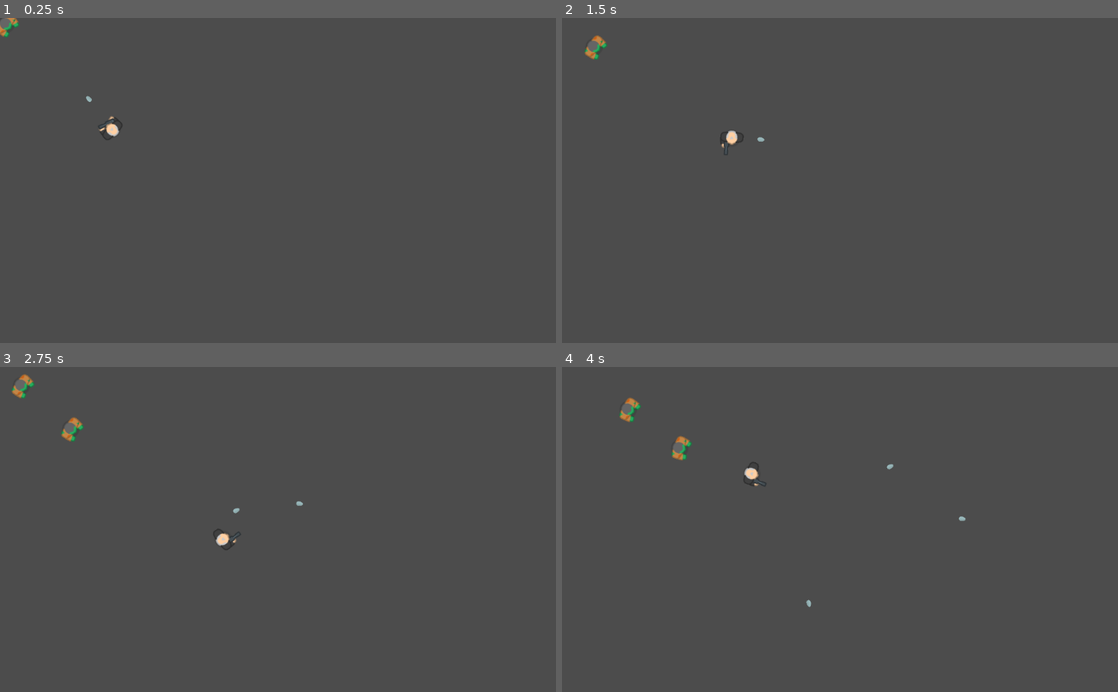
Above: before the commit, frames 1-4 (two rows, left to right).
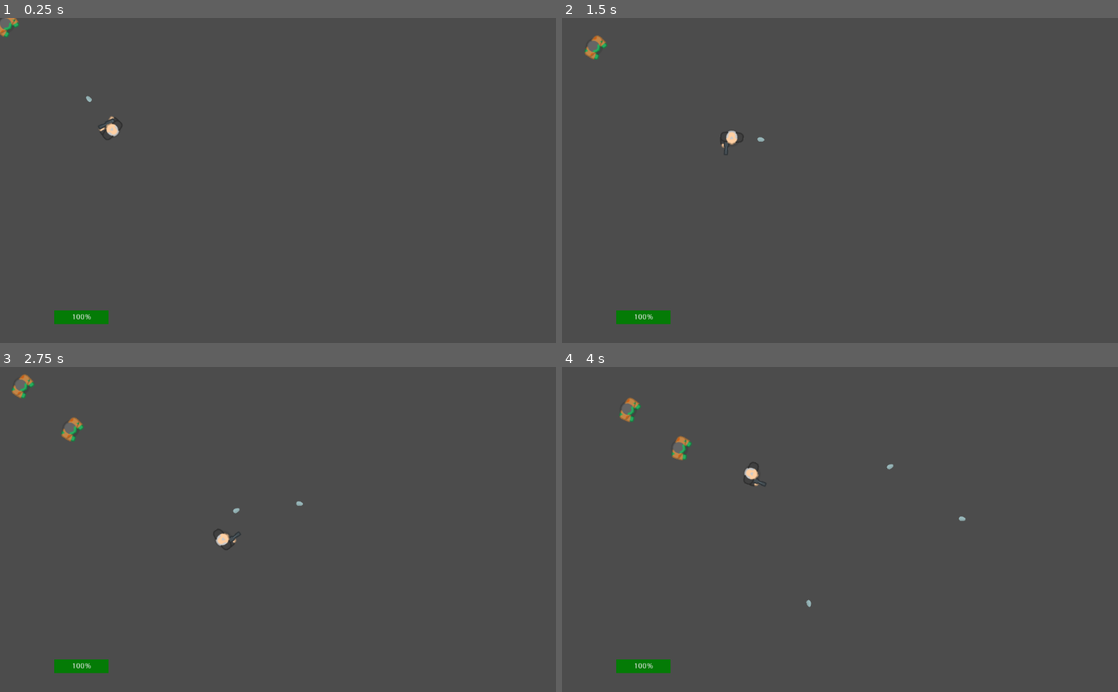
Above: after the commit, the same moments.

Repository: oscaralonsob/gdZombieSurvivors
Game: Godot game, scene res://game.tscn
Two runs of this game, one before a commit and one after it. Both use one fixed random seed, a clock stepped at 60 frames per second and the inputs below.
Inputs (mouse positions are in pixels of both pictures, inside the frame that each line leads up to):
- Up to frame 1 (0.25 s): no input
- Up to frame 2 (1.5 s): move the mouse to (962, 164) at 0.52 s; hold Right (ui_right) 0.53-1.28 s; move the mouse to (728, 196) at 1.27 s; hold Down (ui_down) from 1.28 s (still down)
- Up to frame 3 (2.75 s): move the mouse to (333, 458) at 2.02 s; release Down (ui_down) at 2.03 s; hold Right (ui_right) from 2.03 s (still down)
- Up to frame 4 (4 s): move the mouse to (812, 594) at 2.77 s; release Right (ui_right) at 2.78 s; hold Up (ui_up) 2.78-3.53 s; move the mouse to (1006, 578) at 3.52 s; hold Left (ui_left) from 3.53 s (still down)

The runs differ from the first frame. In frame 1, 0.4% of the frame differs, in the area x 9-20%, y 89-95%; in frame 2, 0.4%; in frame 3, 0.4%; in frame 4, 0.4%.

Commit message:
feat: health bar, simple but working

Diff:
--- /dev/null
+++ b/godot/UI/scene/UI.tscn
@@ -0,0 +1,21 @@
+[gd_scene load_steps=4 format=2]
+
+[ext_resource path="res://UI/script/HealthBar.gd" type="Script" id=1]
+
+[sub_resource type="StyleBoxFlat" id=1]
+bg_color = Color( 0.0196078, 0.486275, 0.027451, 1 )
+
+[sub_resource type="StyleBoxFlat" id=2]
+bg_color = Color( 0.00392157, 0.054902, 0.027451, 1 )
+
+[node name="ProgressBar" type="ProgressBar"]
+margin_right = 100.0
+margin_bottom = 25.0
+custom_styles/fg = SubResource( 1 )
+custom_styles/bg = SubResource( 2 )
+custom_colors/font_color_shadow = Color( 0.87451, 0.0745098, 0.0745098, 1 )
+value = 60.0
+script = ExtResource( 1 )
+__meta__ = {
+"_edit_use_anchors_": false
+}
--- /dev/null
+++ b/godot/UI/script/HealthBar.gd
@@ -0,0 +1,10 @@
+extends ProgressBar
+
+
+# Called when the node enters the scene tree for the first time.
+func _ready():
+	EventBus.connect("player_damaged_signal", self, "_update_bar")
+
+
+func _update_bar(v: float, max_v: float) -> void:
+	value = v
--- /dev/null
+++ b/godot/autoloader/EventBus.gd
@@ -0,0 +1,3 @@
+extends Node2D
+
+signal player_damaged_signal()
--- a/godot/game.tscn
+++ b/godot/game.tscn
@@ -1,9 +1,20 @@
-[gd_scene load_steps=3 format=2]
+[gd_scene load_steps=4 format=2]
 
 [ext_resource path="res://zombie/scene/ZombieSpawner.tscn" type="PackedScene" id=1]
 [ext_resource path="res://player/scene/Player.tscn" type="PackedScene" id=2]
+[ext_resource path="res://UI/scene/UI.tscn" type="PackedScene" id=3]
 
 [node name="Scene" type="Node2D"]
+
+[node name="ProgressBar" parent="." instance=ExtResource( 3 )]
+anchor_left = 0.5
+anchor_top = 1.0
+anchor_right = 0.5
+anchor_bottom = 1.0
+margin_left = 100.0
+margin_top = 540.0
+margin_right = 200.0
+margin_bottom = 565.0
 
 [node name="Player" parent="." instance=ExtResource( 2 )]
 
--- a/godot/player/script/Player.gd
+++ b/godot/player/script/Player.gd
@@ -15,6 +15,7 @@
 
 func _ready() -> void:
 	_immunity_timer.init(0.5, self, "disable_immunity")
+	EventBus.emit_signal("player_damaged_signal", _current_health, HEALTH)
 
 
 func _physics_process(delta: float) -> void:
@@ -54,6 +55,7 @@
 func recieve_zombie_damage(damage: int) -> void:
 	if !_is_immune:
 		_current_health -= damage
+		EventBus.emit_signal("player_damaged_signal", _current_health, HEALTH)
 		enable_immunity()
 
 		if _current_health <= 0:
--- a/godot/project.godot
+++ b/godot/project.godot
@@ -36,6 +36,10 @@
 run/main_scene="res://game.tscn"
 config/icon="res://icon.png"
 
+[autoload]
+
+EventBus="*res://autoloader/EventBus.gd"
+
 [input]
 
 ui_shoot={
